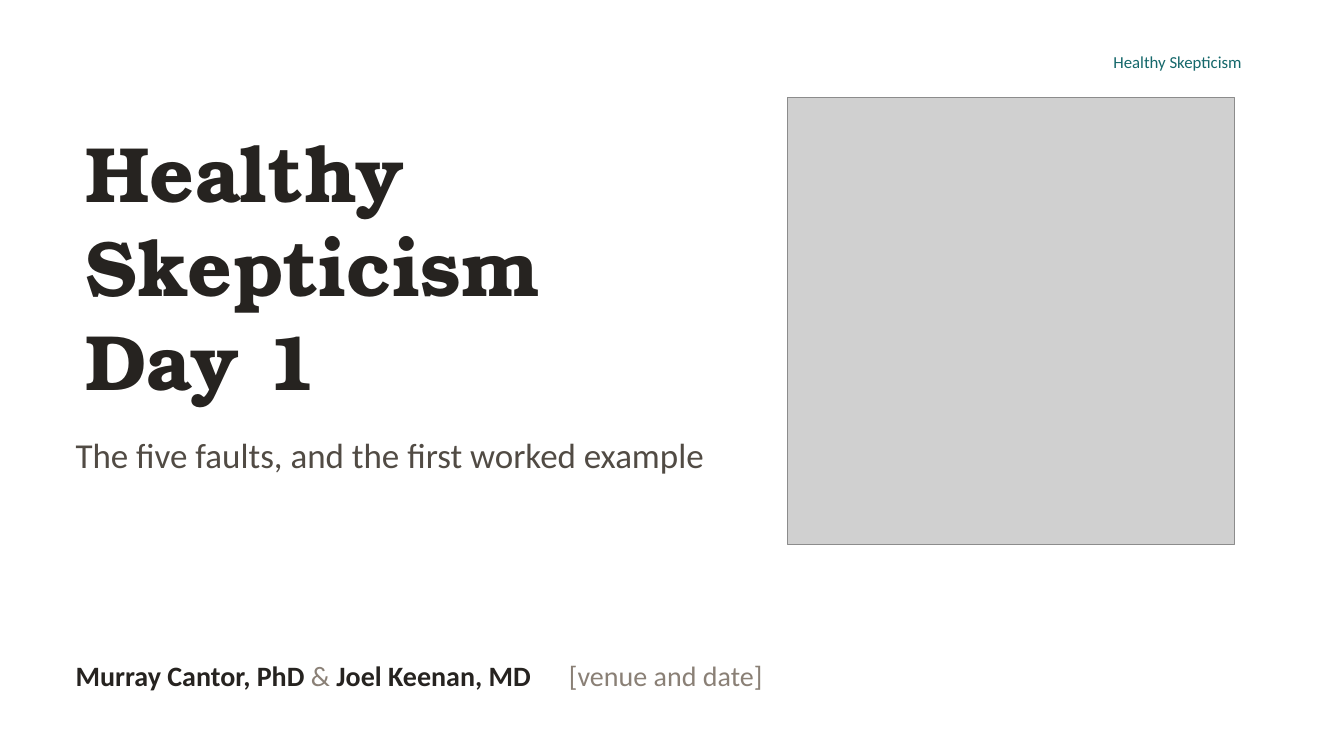
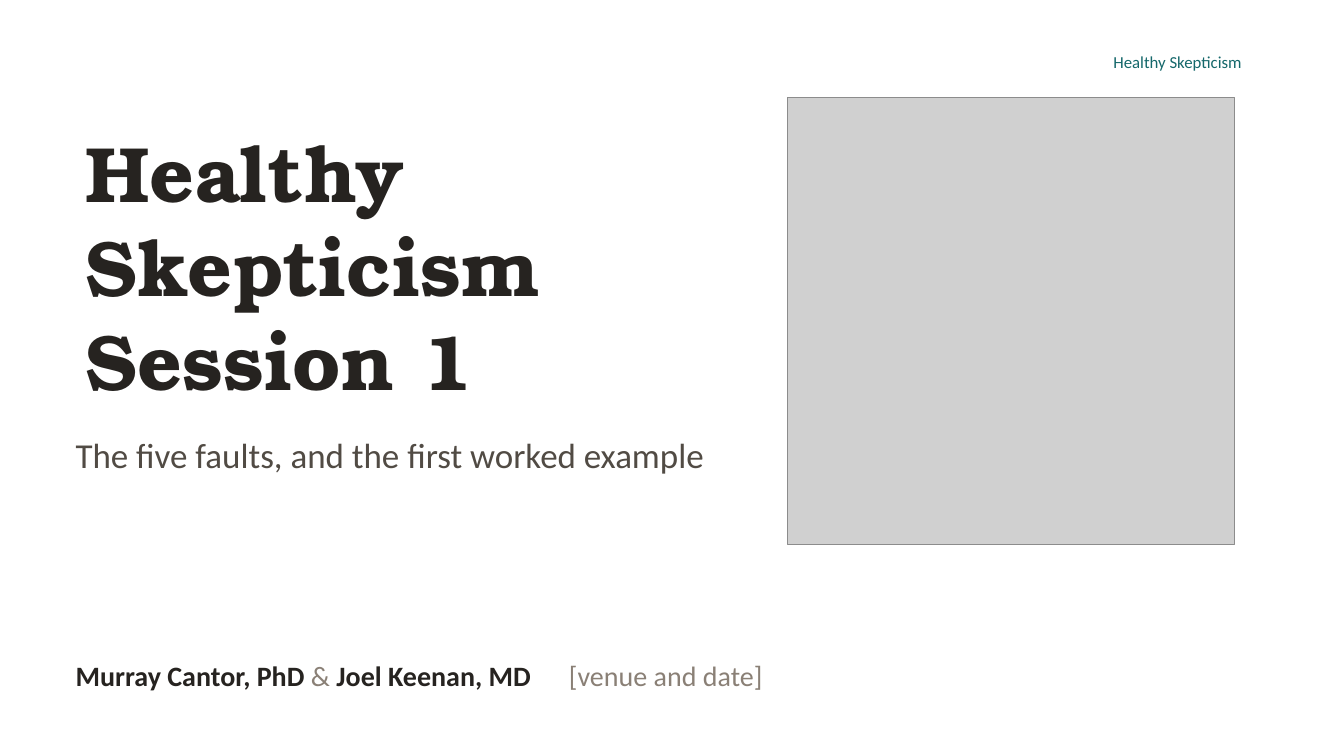
Before and after one commit to murraygmail/healthy-skepticism, a slide deck: slide 1 of materials/Day1.pptx. Drawn at 1344x756 pixels with LibreOffice and Linux fonts; fonts in the diff are those of the drawing; grey boxes stand for pictures; background and template pictures are left out. Boxes give left, top, right and bottom in pixels: in the first picture for what was removed or moved away, otherwise in the second. Text is boxed around its words. In the diff, an @@ line names an element or a change of style, - is before the commit and + after.

```diff
--- a/materials/Day1.pptx
+++ b/materials/Day1.pptx
@@ text at [86,311,473,391]: text changed @@
-Day 1
+Session 1
```
Also in this commit, not shown: 10 other slides changed, 1 slide removed, 7 other files.
